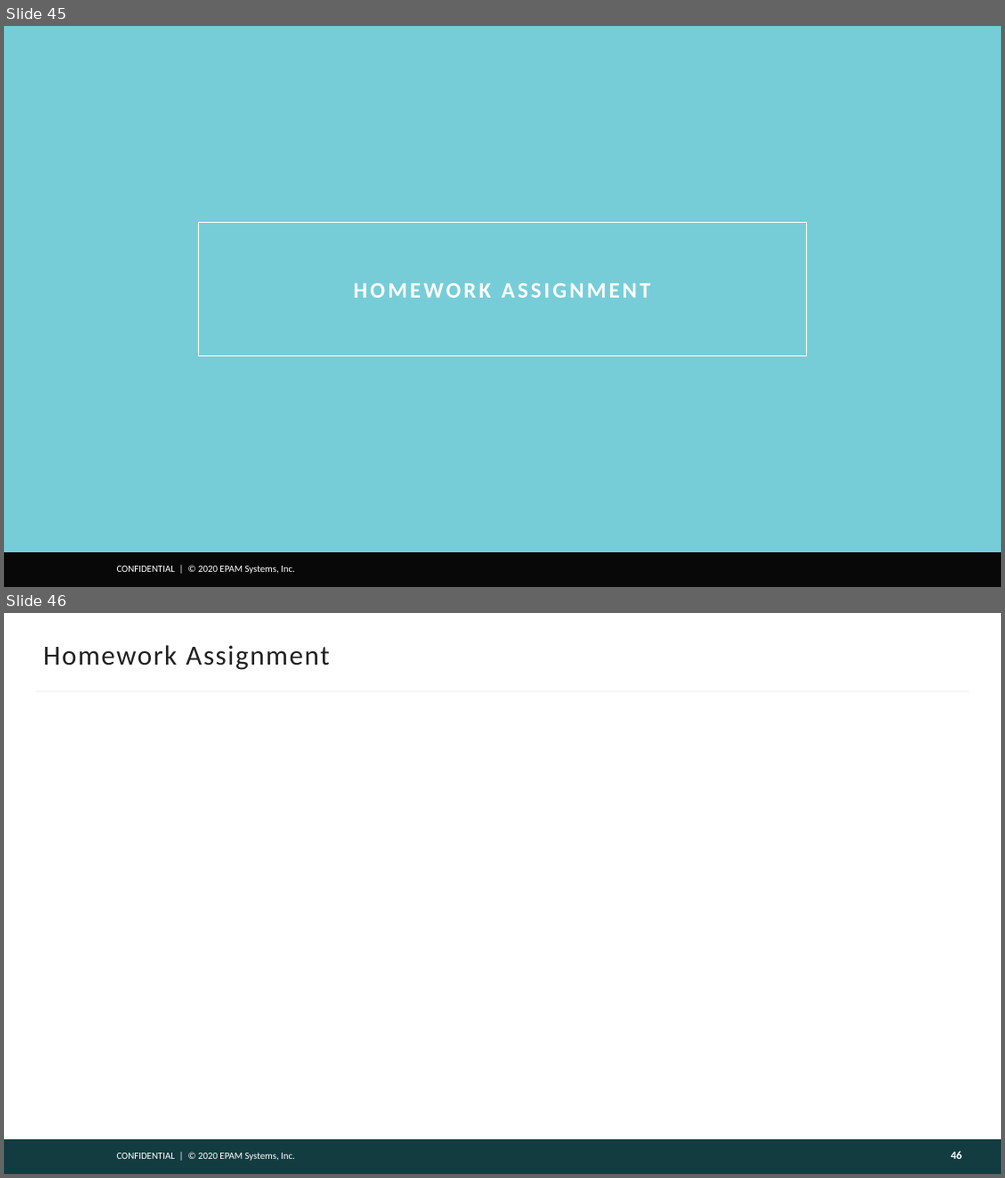
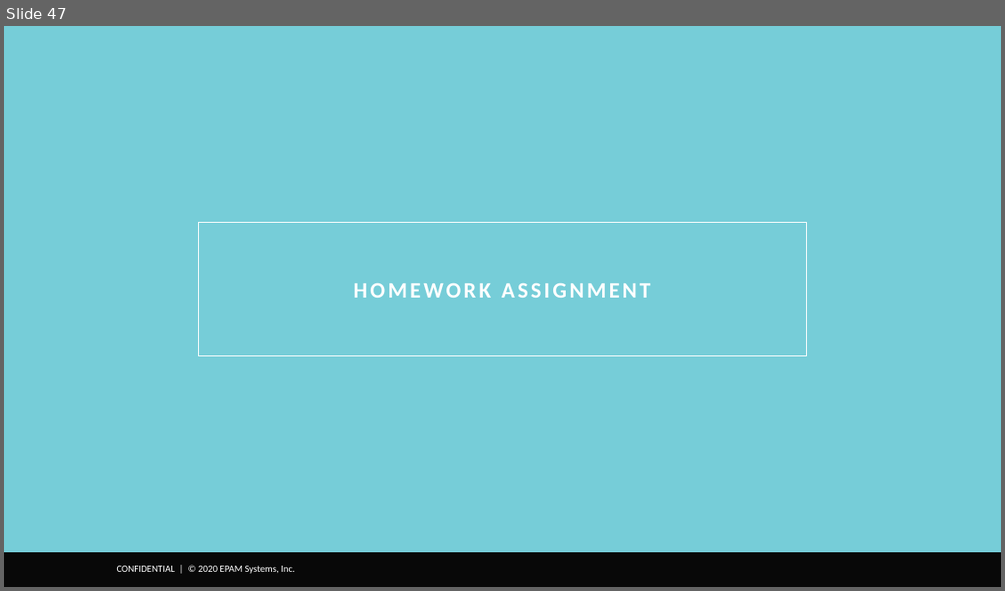
Before and after one commit to AndreyQC/MSBI.Lab, a slide deck: MSBI.E02-SQL/MSBI.Dev.S21E02.pptx. Shown one above the other, each under a label of ours: slides 45 and 46 before the commit, slide 47 after it. The pictures are 1005x1178 and 1005x591 pixels, drawn with LibreOffice and Linux fonts; fonts in the diff are those of the drawing; background and template pictures are left out. Boxes give left, top, right and bottom in pixels: in the first picture for what was removed or moved away, otherwise in the second. Text is boxed around its words. In the diff, an @@ line names an element or a change of style, - is before the commit and + after.

```diff
--- a/MSBI.E02-SQL/MSBI.Dev.S21E02.pptx
+++ b/MSBI.E02-SQL/MSBI.Dev.S21E02.pptx
@@ slide 46 removed at [4,613,1001,1174], background #FFFFFF; not listed: 1 template element that a slide beside it also shows @@
@@ title removed at [43,645,329,670] @@
-Homework Assignment
@@ line removed from (36, 690) to (969, 690) @@
@@ rectangle removed at [4,1139,1001,1174] @@
@@ page number removed at [951,1151,963,1159] @@
-46
@@ what was slide 45 is now slide 47 @@
```
Also in this commit, not shown: 3 slides changed, 2 slides added, 2 other files.
